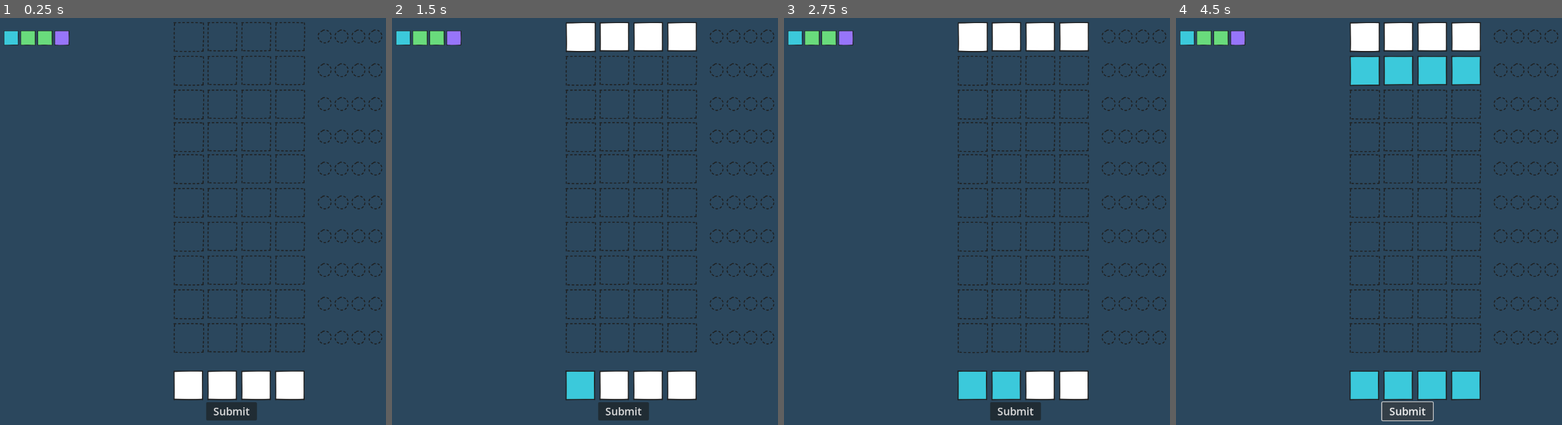
Above: before the commit, frames 1-4 (left to right).
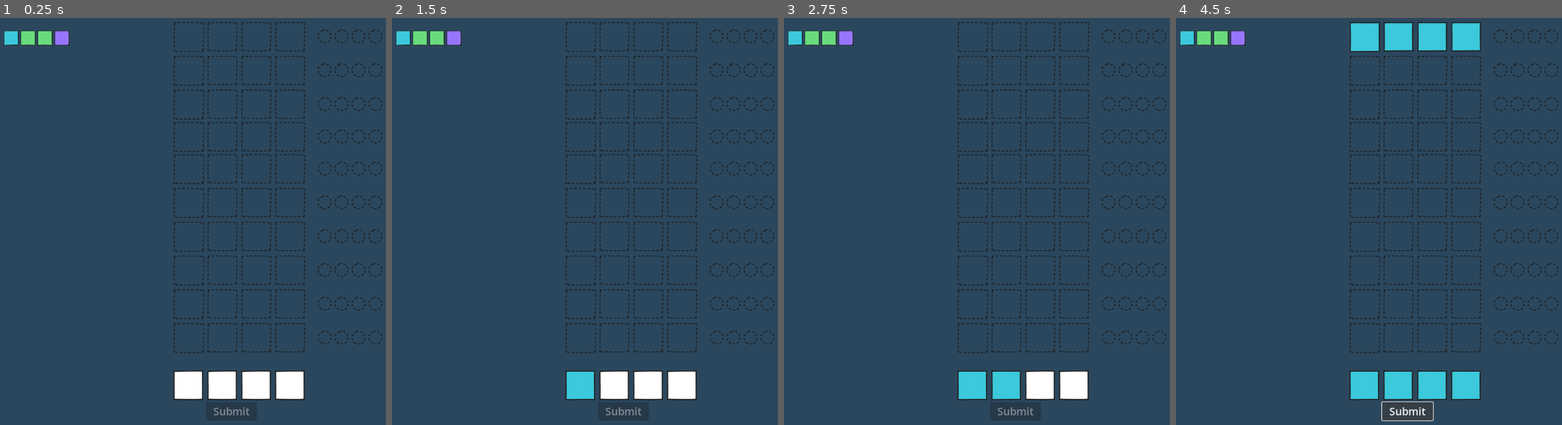
Above: after the commit, the same moments.

Repository: mromphf/mastermind
Game: Godot game, scene res://root.tscn
Same seed, same stepped clock (60 frames per second), same inputs: the game is played once before the commit and once after it.
Inputs (mouse positions are in pixels of both pictures, inside the frame that each line leads up to):
- Up to frame 1 (0.25 s): no input
- Up to frame 2 (1.5 s): click (623, 412) at 0.5 s, where only the run before the commit has a clickable "Submit"; click (581, 384) at 1.25 s
- Up to frame 3 (2.75 s): click (1007, 384) at 2 s
- Up to frame 4 (4.5 s): click (1434, 384) at 2.75 s; click (1465, 384) at 3.5 s; click "Submit" at 4.25 s

The runs differ from the first frame. In frame 1, less than 0.1% of the frame differs, in the area x 55-65%, y 95-98%; in frame 2, 2.2%; in frame 3, 2.2%; in frame 4, 4.0%, in the area x 45-80%, y 1-17%.

Commit message:
Submit button disabled until all selections made.

Diff:
--- a/Board.gd
+++ b/Board.gd
@@ -2,15 +2,14 @@
 
 class_name Board
 
+const MAX_ROUNDS = 10
 var rnd = 1
-var round_map = {}
+
 
 func update(input):
-	round_map.get(rnd, round_map[2]).render_submission(input)
-	rnd += 1
+	$OutputHousing.get_children()[rnd - 1] \
+		.render_submission(input)
+	rnd = rnd + 1 if rnd <= MAX_ROUNDS else MAX_ROUNDS
 
 func _ready():
-	round_map = {
-		1: $OutputHousing/output1,
-		2: $OutputHousing/output2
-	}
+	pass
--- a/HUD.gd
+++ b/HUD.gd
@@ -15,6 +15,8 @@
 
 
 func on_selection(sel: Selector):
+	$Submit.disabled = not $Selections.get_children() \
+		.all(func(s: Selector): return s.ord > 0)
 	sel._update_text(img_map[sel.ord])
 
 
--- a/HUD.tscn
+++ b/HUD.tscn
@@ -15,6 +15,7 @@
 offset_right = 640.0
 offset_bottom = 965.0
 theme_override_font_sizes/font_size = 25
+disabled = true
 text = "Submit"
 
 [node name="CheatBox" type="Control" parent="."]
